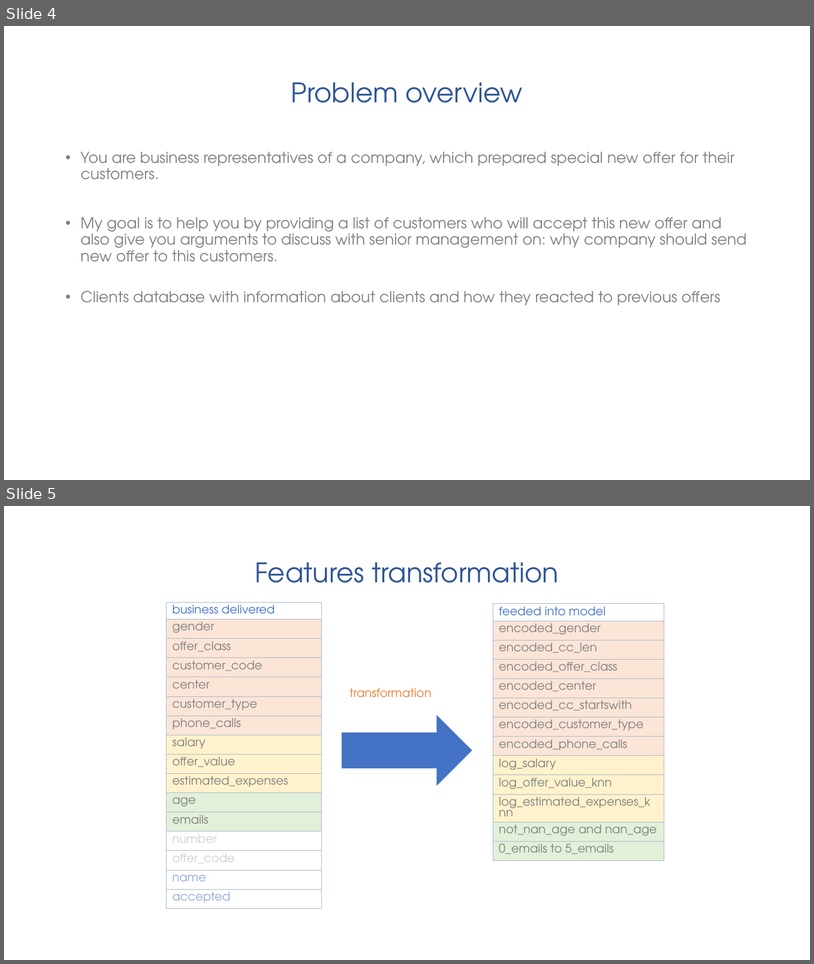
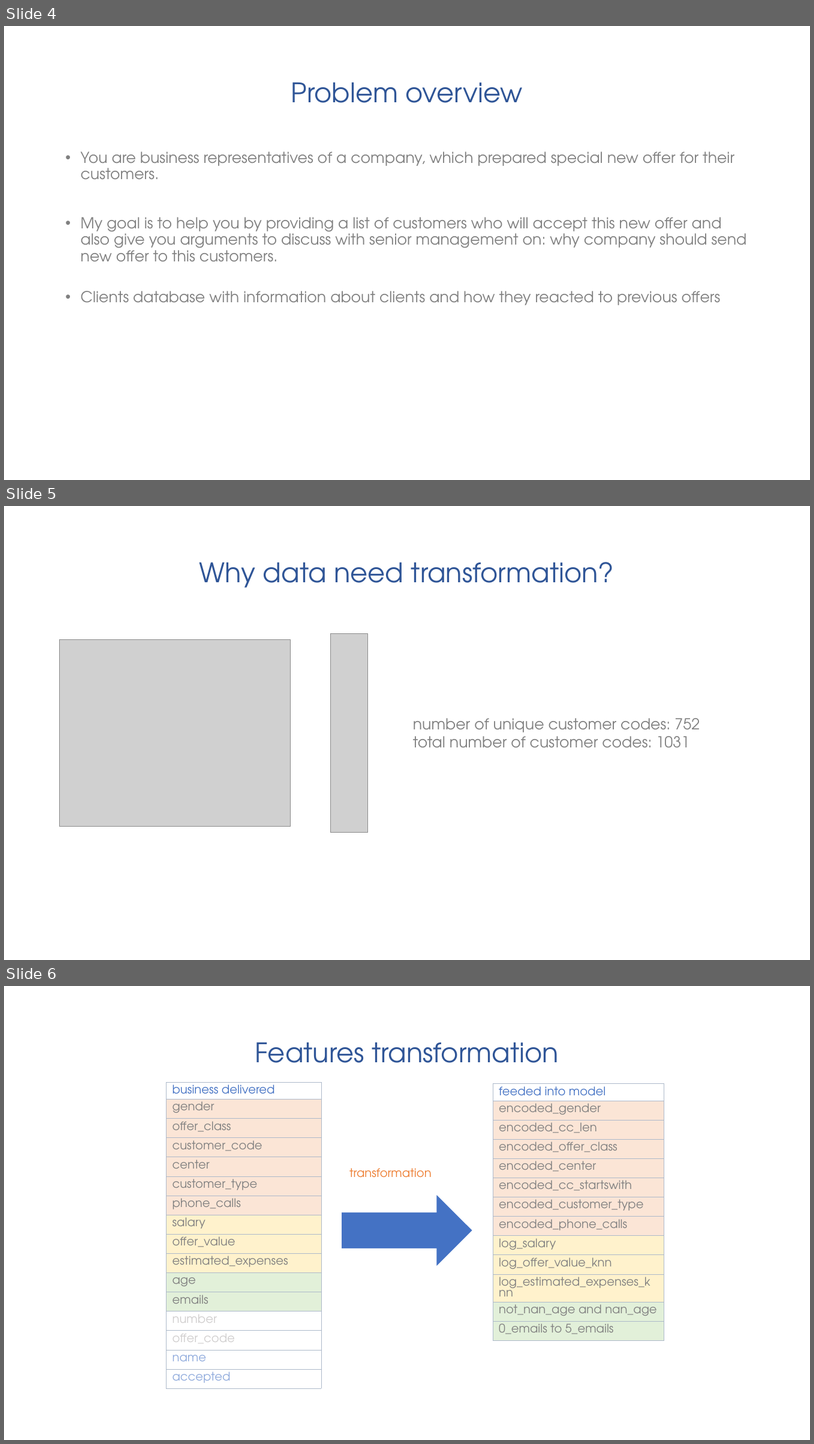
Before and after one commit to mjasieczko/new_offer_success_predictor, a slide deck: presentations/business/pnos_business_ppt.pptx. Shown one above the other, each under a label of ours: slides 4 and 5 before the commit, slides 4, 5 and 6 after it. The pictures are 814x964 and 814x1444 pixels, drawn with LibreOffice and Linux fonts; fonts in the diff are those of the drawing; grey boxes stand for pictures. Boxes give left, top, right and bottom in pixels: in the first picture for what was removed or moved away, otherwise in the second. Text is boxed around its words. In the diff, an @@ line names an element or a change of style, - is before the commit and + after.

```diff
--- a/presentations/business/pnos_business_ppt.pptx
+++ b/presentations/business/pnos_business_ppt.pptx
@@ slide 5 added at bbox=[4, 506, 810, 960], background #FFFFFF @@
@@ title added at bbox=[200, 562, 615, 588], 32 pt, text #2F5597 @@
+Why data need transformation?
@@ picture added at bbox=[60, 640, 291, 826] @@
@@ picture added at bbox=[330, 634, 368, 832] @@
@@ text added at bbox=[413, 718, 700, 747], 18 pt, text #808080 @@
+number of unique customer codes: 752
+total number of customer codes: 1031
@@ what was slide 5 is now slide 6 @@
```
Also in this commit, not shown: 16 slides changed, 3 other files.
